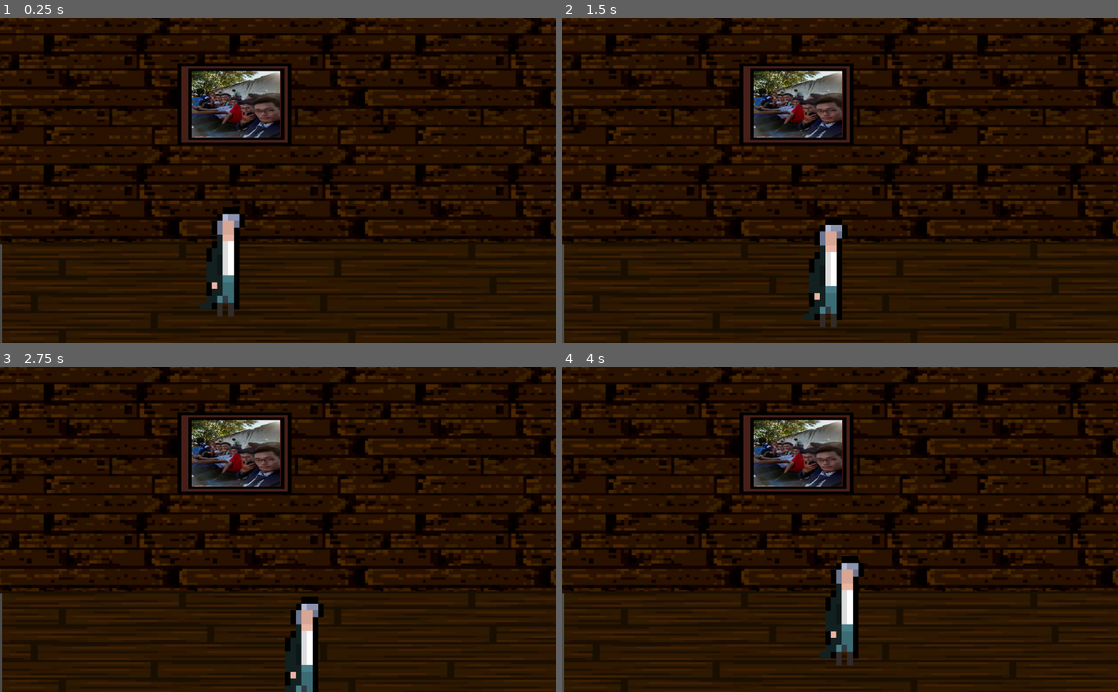
Above: before the commit, frames 1-4 (two rows, left to right).
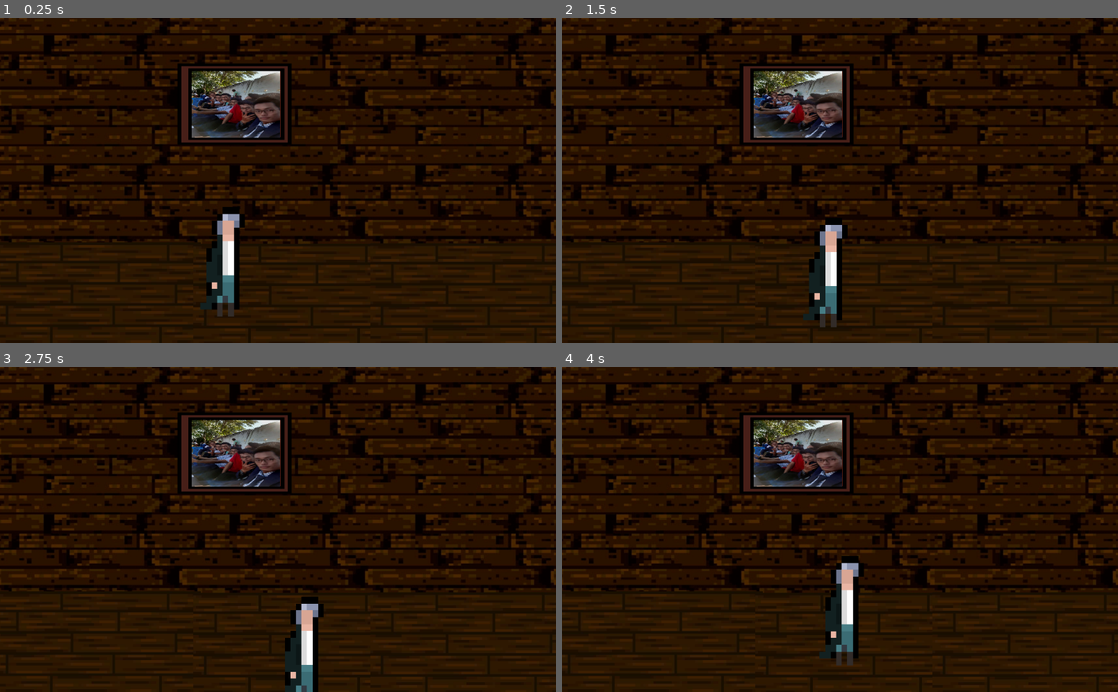
Above: after the commit, the same moments.

Repository: ShubhamTiwary914/game_jams
Game: Godot game, scene res://scenes/World.tscn
Same seed, same stepped clock (60 frames per second), same inputs: the game is played once before the commit and once after it. The project has no main scene, so this scene is started directly.
Inputs:
- Up to frame 1 (0.25 s): no input
- Up to frame 2 (1.5 s): tap Enter at 0.5 s; hold Right (ui_right) 0.53-1.28 s; hold Down (ui_down) from 1.28 s (still down)
- Up to frame 3 (2.75 s): release Down (ui_down) at 2.03 s; hold Right (ui_right) from 2.03 s (still down)
- Up to frame 4 (4 s): release Right (ui_right) at 2.78 s; hold Up (ui_up) 2.78-3.53 s; hold Left (ui_left) from 3.53 s (still down)

The runs differ from the first frame. In frame 1, 2.4% of the frame differs, in the area x 0-100%, y 69-100%; in frame 2, 2.4%; in frame 3, 2.4%; in frame 4, 2.4%.

Commit message:
Updated Better Floors

Diff:
--- a/Brackeys_August22/scenes/World.tscn
+++ b/Brackeys_August22/scenes/World.tscn
@@ -8,17 +8,33 @@
 [node name="World" type="Node2D"]
 
 [node name="Environment" type="Node2D" parent="."]
-editor/display_folded = true
 
 [node name="Wall" type="Sprite" parent="Environment"]
 position = Vector2( 518.033, 39.7613 )
 scale = Vector2( 1.40235, 0.985208 )
 texture = ExtResource( 1 )
 
-[node name="Floor" type="Sprite" parent="Environment"]
-position = Vector2( 518.033, 510.081 )
-scale = Vector2( 1.62554, 0.510537 )
+[node name="Floors" type="Node2D" parent="Environment"]
+position = Vector2( 518.033, 39.7613 )
+scale = Vector2( 1.40235, 0.985208 )
+
+[node name="Floor" type="Sprite" parent="Environment/Floors"]
+position = Vector2( -761.602, 517.9 )
+scale = Vector2( 0.426702, 0.620144 )
 texture = ExtResource( 2 )
+offset = Vector2( 1220.79, -34.4329 )
+
+[node name="Floor2" type="Sprite" parent="Environment/Floors"]
+position = Vector2( -501.295, 520.455 )
+scale = Vector2( 0.426702, 0.620144 )
+texture = ExtResource( 2 )
+offset = Vector2( 1220.79, -34.4329 )
+
+[node name="Floor3" type="Sprite" parent="Environment/Floors"]
+position = Vector2( -269.036, 519.62 )
+scale = Vector2( 0.426702, 0.620144 )
+texture = ExtResource( 2 )
+offset = Vector2( 1220.79, -34.4329 )
 
 [node name="Ponchong" parent="." instance=ExtResource( 3 )]
 position = Vector2( 343.083, 99.9713 )
